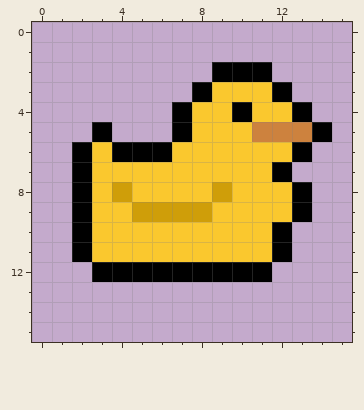
Two versions of one pixel-art file, assets/duck.aseprite. Above is the file before it was changed.
16x16 pixels, 1 frame.
After the commit:
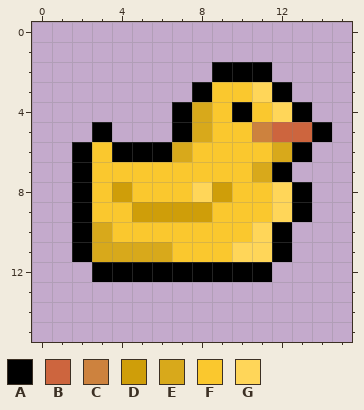
Palette (. is transparent): A #000000  B #cd653e  C #cd823e  D #cf9e09  E #d8a91b  F #fac82e  G #ffd659
Author's note on the commit: better duck shading Signed-off-by: ZTL-UwU <zhangtianli2006@gmail.com>
What changed:
y 3: x 11 F -> G
y 4: x 8 F -> E; x 12 F -> G
y 5: x 8 F -> E; x 12..13 CC -> BB
y 6: x 7 F -> E; x 12 F -> E
y 7: x 11 F -> E
y 8: x 8 F -> G; x 12 F -> G
y 9: x 12 F -> G
y 10: x 3 F -> E; x 11 F -> G
y 11: x 3..6 FFFF -> EEEE; x 10..11 FF -> GG
